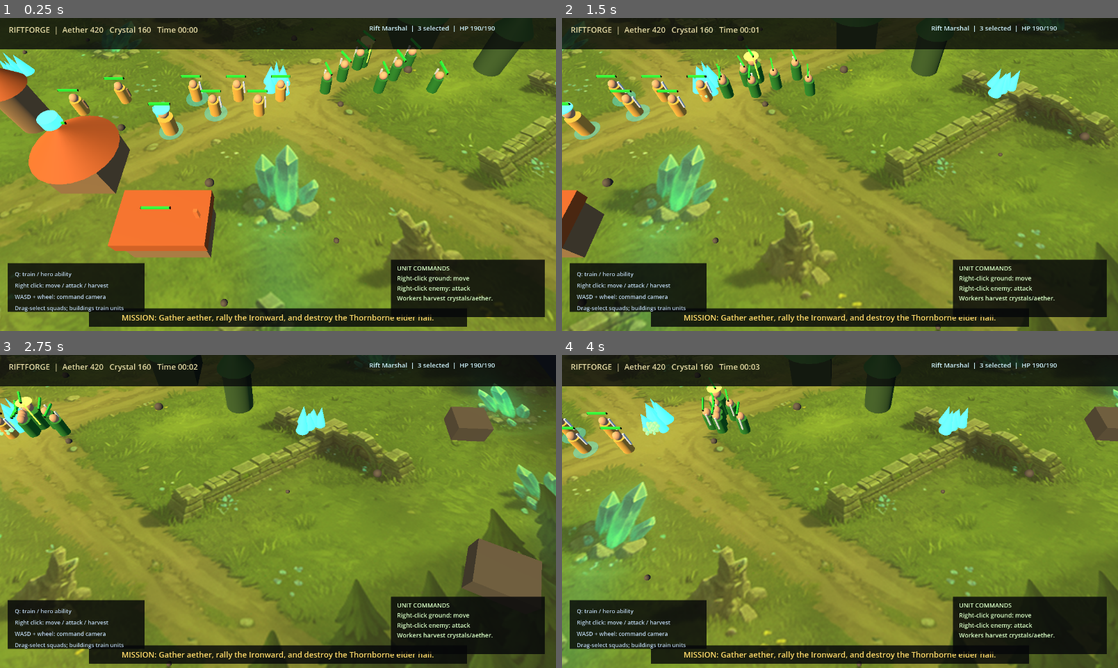
Above: before the commit, frames 1-4 (two rows, left to right).
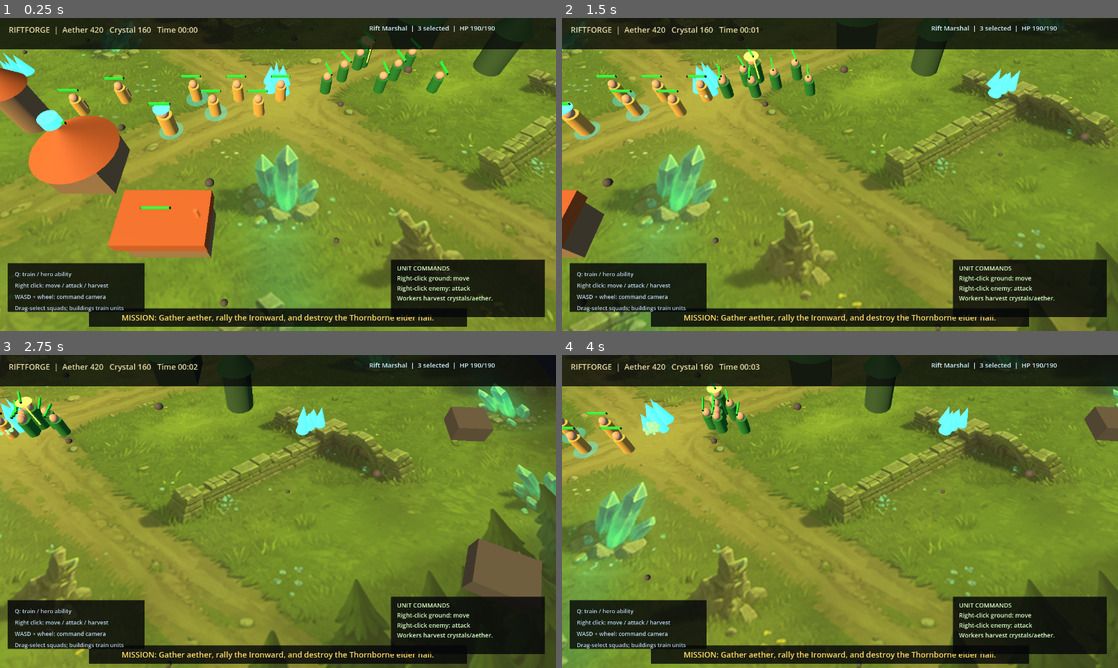
Above: after the commit, the same moments.

Repository: tapkinnu/riftforge
Game: Godot game, scene res://scenes/main.tscn
The game is run twice, just before and just after one commit, with the same random seed, the same clock (stepped at 60 frames per second) and the same inputs.
Inputs (mouse positions are in pixels of both pictures, inside the frame that each line leads up to):
- Up to frame 1 (0.25 s): no input
- Up to frame 2 (1.5 s): tap Enter at 0.5 s; move the mouse to (962, 158) at 0.52 s; hold D 0.53-1.25 s; tap Q at 0.6 s; click (962, 158) at 0.67 s; drag from (728, 190) to (812, 237) at 1.27 s
- Up to frame 3 (2.75 s): move the mouse to (333, 442) at 2.02 s; hold D from 2.03 s (still down); tap Q at 2.1 s
- Up to frame 4 (4 s): release D at 2.75 s; drag from (812, 574) to (673, 464) at 2.77 s; move the mouse to (1006, 558) at 3.52 s; hold A from 3.53 s (still down); tap Q at 3.6 s

The runs differ from the first frame. In frame 1, 0.2% of the frame differs, in the area x 28-79%, y 8-38%; in frame 2, 0.2%, in the area x 0-45%, y 12-34%; in frame 3, less than 0.1%; in frame 4, 0.2%.

Commit message:
Add data-driven JSON pipelines for units, buildings, resources

Diff:
--- /dev/null
+++ b/data/buildings.json
@@ -0,0 +1,36 @@
+{
+  "_schema": "Riftforge Building Definitions",
+  "_description": "Human-editable building stats. Modify and restart — no code recompilation needed.",
+  "buildings": {
+    "hall": {
+      "id": "hall",
+      "name": "Great Hall",
+      "hp": 620,
+      "pick_radius": 58.0,
+      "main_color": [0.54, 0.44, 0.28],
+      "roof_color": [0.68, 0.34, 0.14],
+      "selection_radius": 24.0,
+      "health_y": 38.0
+    },
+    "barracks": {
+      "id": "barracks",
+      "name": "War Lodge",
+      "hp": 430,
+      "pick_radius": 58.0,
+      "main_color": [0.54, 0.44, 0.28],
+      "roof_color": [0.68, 0.34, 0.14],
+      "selection_radius": 24.0,
+      "health_y": 28.0
+    },
+    "tower": {
+      "id": "tower",
+      "name": "Aether Spire",
+      "hp": 340,
+      "pick_radius": 58.0,
+      "main_color": [0.54, 0.44, 0.28],
+      "roof_color": [0.68, 0.34, 0.14],
+      "selection_radius": 16.0,
+      "health_y": 28.0
+    }
+  }
+}
--- /dev/null
+++ b/data/resources.json
@@ -0,0 +1,20 @@
+{
+  "_schema": "Riftforge Resource Definitions",
+  "_description": "Human-editable resource node stats.",
+  "resources": {
+    "aether": {
+      "id": "aether",
+      "name": "Aether Crystal",
+      "pick_radius": 36.0,
+      "color": [0.2, 0.85, 1.0],
+      "crystal_count": 5
+    },
+    "crystal": {
+      "id": "crystal",
+      "name": "Shadow Crystal",
+      "pick_radius": 36.0,
+      "color": [0.72, 0.28, 1.0],
+      "crystal_count": 5
+    }
+  }
+}
--- /dev/null
+++ b/data/units.json
@@ -0,0 +1,61 @@
+{
+  "_schema": "Riftforge Unit Definitions",
+  "_description": "Human-editable unit stats. Modify and restart — no code recompilation needed.",
+  "units": {
+    "hero": {
+      "id": "hero",
+      "name": "Rift Marshal",
+      "role": "hero",
+      "hp": 190,
+      "speed": 30.0,
+      "range": 22.0,
+      "damage": 26.0,
+      "attack_speed": 0.9,
+      "pick_radius": 32.0,
+      "body_radius": 5.2,
+      "body_height": 16.0,
+      "head_radius": 3.7,
+      "head_y": 18.0,
+      "color_base": [0.85, 0.66, 0.25],
+      "color_glow": [0.2, 0.75, 1.0],
+      "has_crown": true,
+      "has_banner": true
+    },
+    "worker": {
+      "id": "worker",
+      "name": "Crystal Gatherer",
+      "role": "worker",
+      "hp": 92,
+      "speed": 36.0,
+      "range": 16.0,
+      "damage": 8.0,
+      "attack_speed": 1.1,
+      "pick_radius": 32.0,
+      "body_radius": 4.0,
+      "body_height": 12.0,
+      "head_radius": 3.0,
+      "head_y": 14.0,
+      "color_base": [0.85, 0.66, 0.25],
+      "color_glow": [0.2, 0.75, 1.0],
+      "has_hammer": true
+    },
+    "shieldbearer": {
+      "id": "shieldbearer",
+      "name": "Shieldbearer",
+      "role": "fighter",
+      "hp": 130,
+      "speed": 32.0,
+      "range": 16.0,
+      "damage": 15.0,
+      "attack_speed": 1.1,
+      "pick_radius": 32.0,
+      "body_radius": 4.0,
+      "body_height": 12.0,
+      "head_radius": 3.0,
+      "head_y": 14.0,
+      "color_base": [0.85, 0.66, 0.25],
+      "color_glow": [0.2, 0.75, 1.0],
+      "has_blade": true
+    }
+  }
+}
--- /dev/null
+++ b/scripts/data_loader.gd
@@ -0,0 +1,41 @@
+extends Node
+
+class_name RiftforgeData
+
+static var _units: Dictionary = {}
+static var _buildings: Dictionary = {}
+static var _resources: Dictionary = {}
+static var _loaded: bool = false
+
+static func _ensure_loaded() -> void:
+	if _loaded:
+		return
+	_units = _load_json("res://data/units.json", "units")
+	_buildings = _load_json("res://data/buildings.json", "buildings")
+	_resources = _load_json("res://data/resources.json", "resources")
+	_loaded = true
+
+static func _load_json(path: String, key: String) -> Dictionary:
+	var file := FileAccess.open(path, FileAccess.READ)
+	if file == null:
+		push_error("Failed to open " + path)
+		return {}
+	var json := JSON.new()
+	var err := json.parse(file.get_as_text())
+	if err != OK:
+		push_error("JSON parse error in " + path + ": " + json.get_error_message())
+		return {}
+	var data := json.get_data() as Dictionary
+	return data.get(key, {})
+
+static func get_unit(role: String) -> Dictionary:
+	_ensure_loaded()
+	return _units.get(role, {}).duplicate(true)
+
+static func get_building(btype: String) -> Dictionary:
+	_ensure_loaded()
+	return _buildings.get(btype, {}).duplicate(true)
+
+static func get_resource(kind: String) -> Dictionary:
+	_ensure_loaded()
+	return _resources.get(kind, {}).duplicate(true)
--- a/scripts/game.gd
+++ b/scripts/game.gd
@@ -3,6 +3,8 @@
 const TEAM_PLAYER := 0
 const TEAM_ENEMY := 1
 const GROUND_Y := 0.0
+
+const DataLoader := preload("res://scripts/data_loader.gd")
 
 var rng := RandomNumberGenerator.new()
 var camera: Camera3D
@@ -536,36 +538,41 @@
 	return is_instance_valid(n) and n.has_meta("hp") and float(n.get_meta("hp")) > 0.0
 
 func _create_unit(name: String, team: int, pos: Vector3, role: String) -> Node3D:
+	var d := DataLoader.get_unit(role)
 	var n := Node3D.new()
 	n.name = name
 	n.position = pos
 	n.set_meta("team", team)
 	n.set_meta("role", role)
-	var hp: float = 190.0 if role == "hero" else (92.0 if role == "worker" else 130.0)
+	var hp: float = d.get("hp", 130.0)
 	n.set_meta("hp", hp)
 	n.set_meta("max_hp", hp)
-	n.set_meta("speed", 30.0 if role == "hero" else (36.0 if role == "worker" else 32.0))
-	n.set_meta("range", 22.0 if role == "hero" else 16.0)
-	n.set_meta("damage", 26.0 if role == "hero" else (8.0 if role == "worker" else 15.0))
-	n.set_meta("attack_speed", 0.9 if role == "hero" else 1.1)
+	n.set_meta("speed", d.get("speed", 32.0))
+	n.set_meta("range", d.get("range", 16.0))
+	n.set_meta("damage", d.get("damage", 15.0))
+	n.set_meta("attack_speed", d.get("attack_speed", 1.1))
 	n.set_meta("target_pos", pos)
 	n.set_meta("attack_target", null)
 	n.set_meta("harvest_target", null)
 	n.set_meta("harvest_timer", 0.0)
 	n.set_meta("cooldown", 0.25)
-	n.set_meta("pick_radius", 32.0)
+	n.set_meta("pick_radius", d.get("pick_radius", 32.0))
 	var base_col := Color(0.85, 0.66, 0.25, 1.0) if team == TEAM_PLAYER else Color(0.12, 0.48, 0.16, 1.0)
 	var glow_col := Color(0.2, 0.75, 1.0, 1.0) if team == TEAM_PLAYER else Color(0.6, 1.0, 0.22, 1.0)
-	var body := _cylinder("Body", 4.0 if role != "hero" else 5.2, 12.0 if role != "hero" else 16.0, _mat(base_col), Vector3(0, 6, 0))
+	var body_r: float = d.get("body_radius", 4.0)
+	var body_h: float = d.get("body_height", 12.0)
+	var head_r: float = d.get("head_radius", 3.0)
+	var head_y: float = d.get("head_y", 14.0)
+	var body := _cylinder("Body", body_r, body_h, _mat(base_col), Vector3(0, body_h * 0.5, 0))
 	n.add_child(body)
-	var head := _sphere("Head", 3.0 if role != "hero" else 3.7, _mat(Color(0.78, 0.62, 0.45, 1.0)), Vector3(0, 14.0 if role != "hero" else 18.0, 0))
+	var head := _sphere("Head", head_r, _mat(Color(0.78, 0.62, 0.45, 1.0)), Vector3(0, head_y, 0))
 	n.add_child(head)
-	if role == "hero":
+	if d.get("has_crown", false):
 		n.add_child(_cylinder("CrownGlow", 5.5, 0.7, _mat(glow_col, glow_col, 1.9), Vector3(0, 22, 0)))
 		n.add_child(_box("Banner", Vector3(1.0, 18.0, 1.0), _mat(glow_col, glow_col, 1.3), Vector3(-5, 14, 0)))
-	elif role == "worker":
+	elif d.get("has_hammer", false):
 		n.add_child(_box("Hammer", Vector3(1.3, 7.0, 1.3), _mat(Color(0.55, 0.45, 0.32, 1.0)), Vector3(5, 8, 0)))
-	else:
+	elif d.get("has_blade", false):
 		n.add_child(_box("Blade", Vector3(1.2, 10.0, 1.2), _mat(Color(0.78, 0.82, 0.86, 1.0), glow_col, 0.35), Vector3(5, 11, 0)))
 	_add_selection(n, 8.5, Color(0.2, 0.8, 1.0, 0.42) if team == TEAM_PLAYER else Color(1.0, 0.2, 0.12, 0.36))
 	_add_health(n, 13.0 if role != "hero" else 18.0)
@@ -573,15 +580,16 @@
 	return n
 
 func _create_building(name: String, team: int, pos: Vector3, btype: String) -> Node3D:
+	var d := DataLoader.get_building(btype)
 	var n := Node3D.new()
 	n.name = name
 	n.position = pos
 	n.set_meta("team", team)
 	n.set_meta("building_type", btype)
-	var hp: float = 620.0 if btype == "hall" else (340.0 if btype == "tower" else 430.0)
+	var hp: float = d.get("hp", 430.0)
 	n.set_meta("hp", hp)
 	n.set_meta("max_hp", hp)
-	n.set_meta("pick_radius", 58.0)
+	n.set_meta("pick_radius", d.get("pick_radius", 58.0))
 	var main_col := Color(0.54, 0.44, 0.28, 1.0) if team == TEAM_PLAYER else Color(0.20, 0.34, 0.16, 1.0)
 	var roof_col := Color(0.68, 0.34, 0.14, 1.0) if team == TEAM_PLAYER else Color(0.16, 0.48, 0.18, 1.0)
 	if btype == "hall":
@@ -596,8 +604,8 @@
 		n.add_child(_cylinder("TowerBase", 11, 34, _mat(main_col), Vector3(0, 17, 0)))
 		n.add_child(_cone("Spire", 14, 18, _mat(roof_col), Vector3(0, 42, 0)))
 		n.add_child(_sphere("WatchGlow", 4, _mat(Color(1.0, 0.4, 0.1, 1.0), Color(1.0, 0.3, 0.05, 1.0), 2.2), Vector3(0, 52, 0)))
-	_add_selection(n, 24.0 if btype != "tower" else 16.0, Color(0.2, 0.8, 1.0, 0.30) if team == TEAM_PLAYER else Color(1.0, 0.2, 0.12, 0.30))
-	_add_health(n, 38.0 if btype == "hall" else 28.0)
+	_add_selection(n, d.get("selection_radius", 24.0), Color(0.2, 0.8, 1.0, 0.30) if team == TEAM_PLAYER else Color(1.0, 0.2, 0.12, 0.30))
+	_add_health(n, d.get("health_y", 28.0))
 	add_child(n)
 	return n
 
